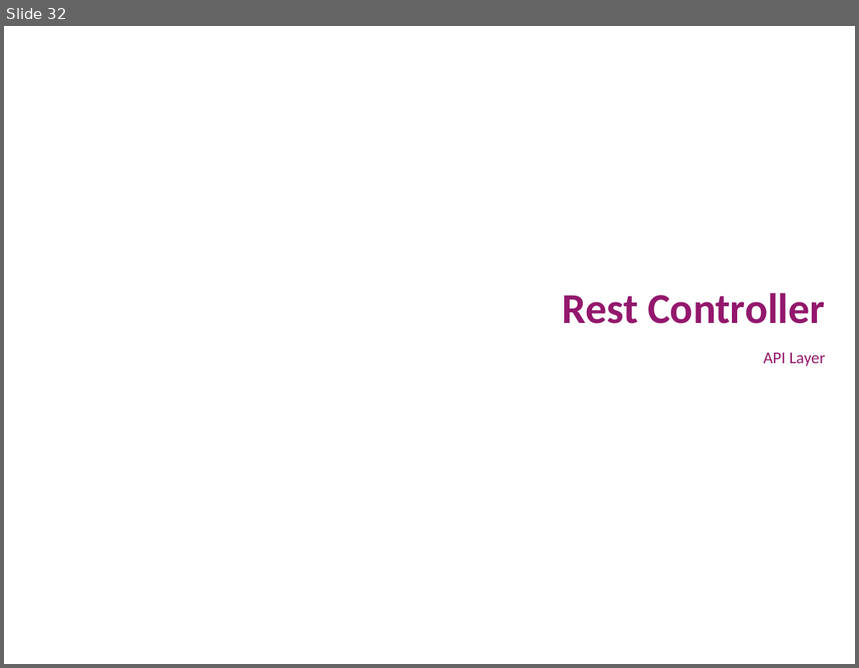
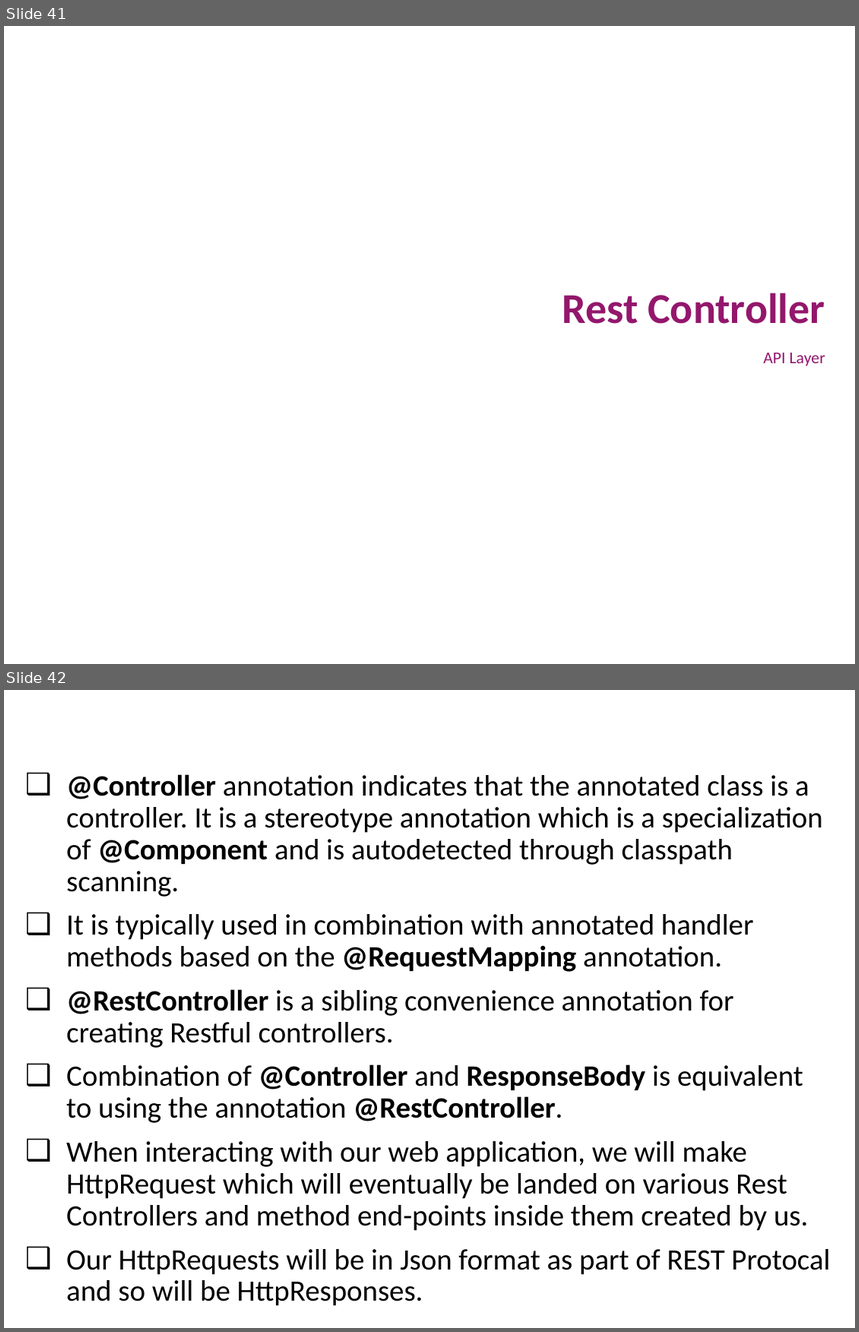
Before and after one commit to vishalrangras/spring-boot-sample, a slide deck: Developing with Spring Boot.pptx. Shown one above the other, each under a label of ours: slide 32 before the commit, slides 41 and 42 after it. The pictures are 859x668 and 859x1332 pixels, drawn with LibreOffice and Linux fonts; fonts in the diff are those of the drawing; background and template pictures are left out. Boxes give left, top, right and bottom in pixels: in the first picture for what was removed or moved away, otherwise in the second. Text is boxed around its words. In the diff, an @@ line names an element or a change of style, - is before the commit and + after.

```diff
--- a/Developing with Spring Boot.pptx
+++ b/Developing with Spring Boot.pptx
@@ slide 42 added at [4,690,855,1328], background #FFFFFF @@
@@ title added at [12,699,597,752], 24 pt, text #FFFFFF, bold @@
+Rest Controller
@@ text added at [66,774,830,1306], 25 pt, text #000000 @@
+❑ @Controller annotation indicates that the annotated class is a controller. It is a stereotype annotation which is a specialization of @Component and is autodetected through classpath scanning.
+❑ It is typically used in combination with annotated handler methods based on the @RequestMapping annotation.
+❑ @RestController is a sibling convenience annotation for creating Restful controllers.
+❑ Combination of @Controller and ResponseBody is equivalent to using the annotation @RestController.
+❑ When interacting with our web application, we will make HttpRequest which will eventually be landed on various Rest Controllers and method end-points inside them created by us.
+❑ Our HttpRequests will be in Json format as part of REST Protocal and so will be HttpResponses.
@@ what was slide 32 is now slide 41 @@
```
Also in this commit, not shown: 6 slides changed, 22 other slides added, 13 slides removed.
